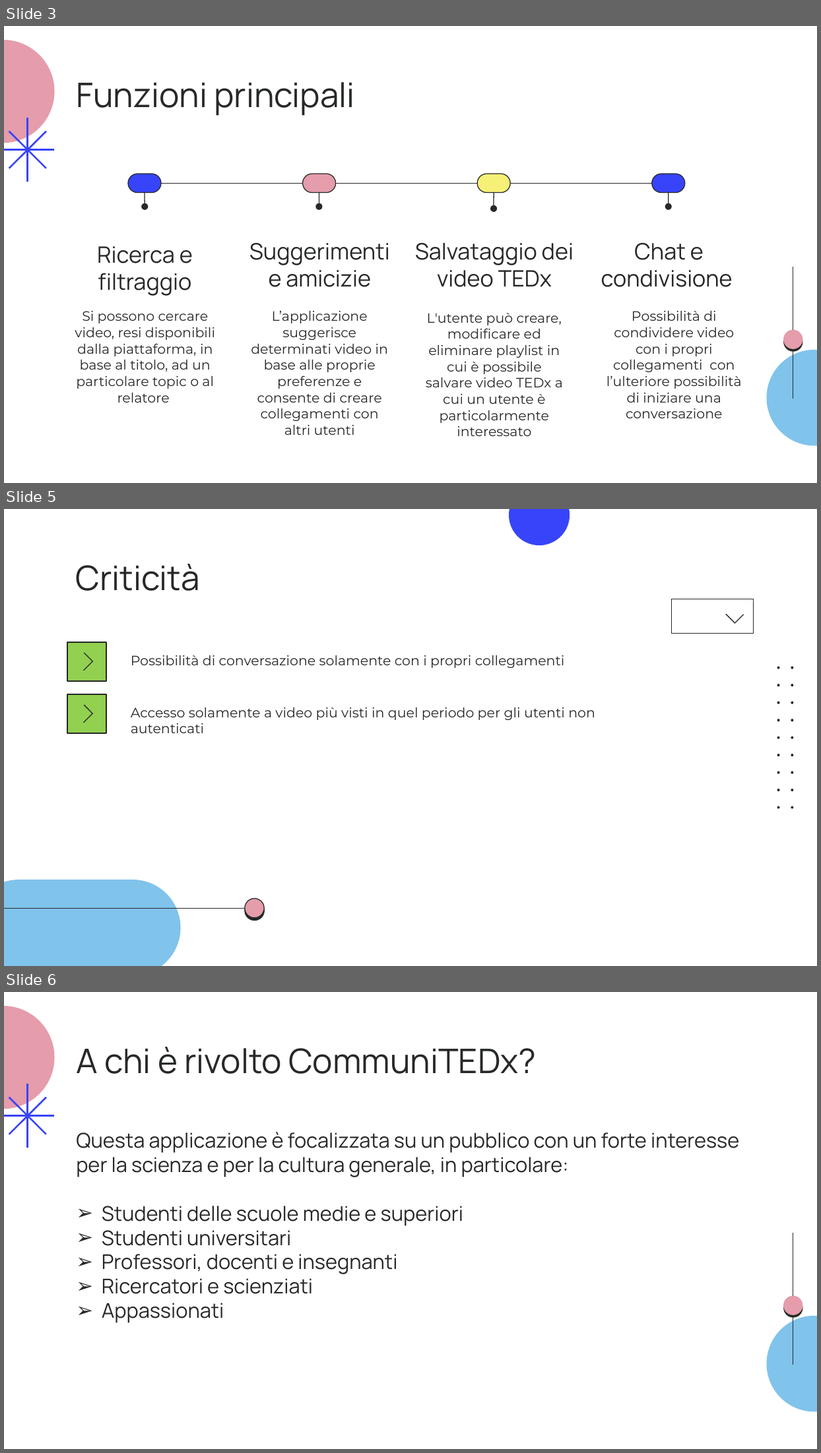
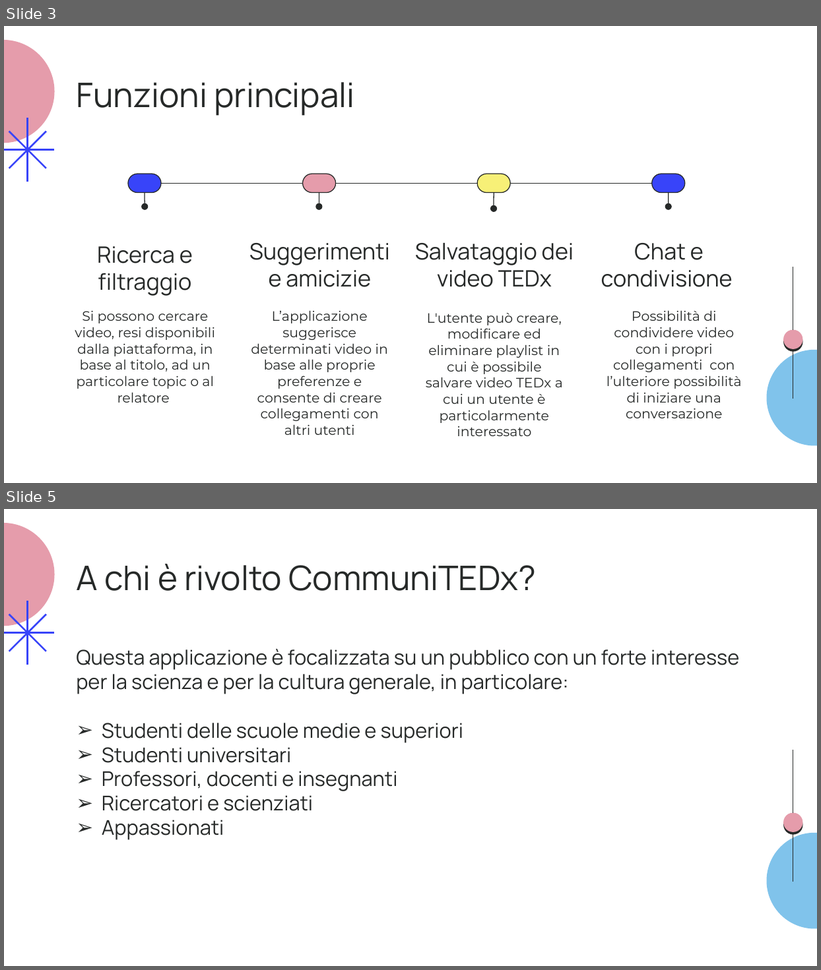
Before and after one commit to slocatelli30/CommuniTEDx, a slide deck: Progetto1.0 review1/CommuniTEDx_1.0 - review.pptx. Shown one above the other, each under a label of ours: slides 3, 5 and 6 before the commit, slides 3 and 5 after it; the slides between them are not shown. The pictures are 821x1453 and 821x970 pixels, drawn with LibreOffice and Linux fonts; fonts in the diff are those of the drawing. Boxes give left, top, right and bottom in pixels: in the first picture for what was removed or moved away, otherwise in the second. Text is boxed around its words. In the diff, an @@ line names an element or a change of style, - is before the commit and + after.

```diff
--- a/Progetto1.0 review1/CommuniTEDx_1.0 - review.pptx
+++ b/Progetto1.0 review1/CommuniTEDx_1.0 - review.pptx
@@ slide 5 removed at box(4, 509, 817, 966), background #FFFFFF @@
@@ title removed at box(75, 564, 199, 591) @@
-Criticità
@@ rectangle removed at box(671, 599, 754, 633) @@
@@ line removed from (726, 614) to (735, 623) @@
@@ line removed from (744, 615) to (735, 624) @@
@@ rectangle removed at box(67, 642, 106, 681) @@
@@ line removed from (84, 653) to (92, 662) @@
@@ line removed from (84, 671) to (92, 662) @@
@@ text removed at box(131, 655, 565, 668) @@
-Possibilità di conversazione solamente con i propri collegamenti
@@ group removed at box(4, 509, 793, 966): 18 freeform shapes, 1 rounded rectangle, 1 ellipse @@
@@ rectangle removed at box(67, 694, 106, 733) @@
@@ line removed from (84, 705) to (92, 714) @@
@@ line removed from (84, 723) to (92, 714) @@
@@ text removed at box(131, 707, 595, 733) @@
-Accesso solamente a video più visti in quel periodo per gli utenti non autenticati
@@ ellipse removed at box(245, 898, 264, 918) @@
@@ line removed from (245, 908) to (4, 908) @@
@@ what was slide 6 is now slide 5 @@
```
Also in this commit, not shown: 2 slides changed, 2 other files.
